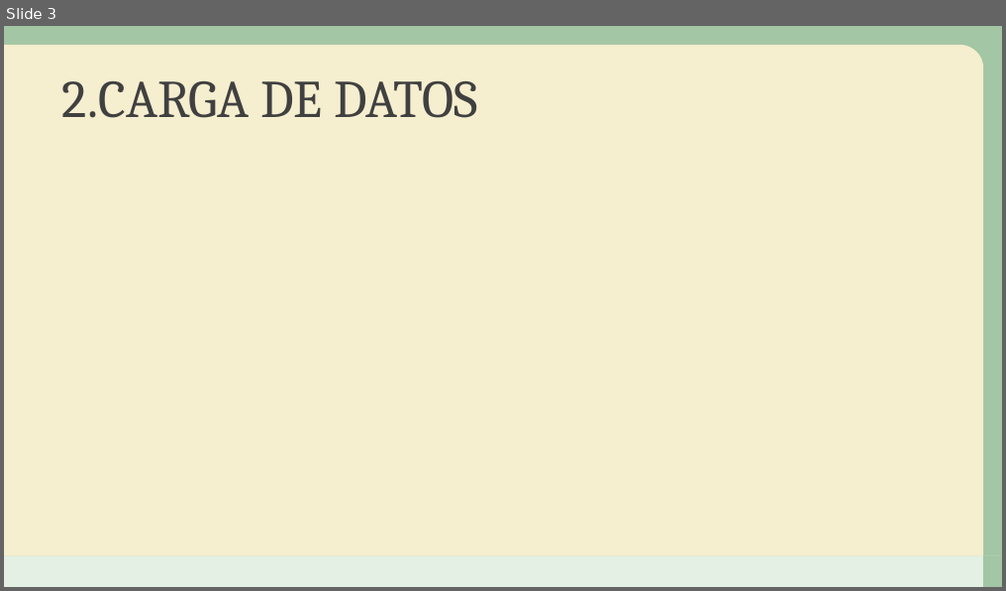
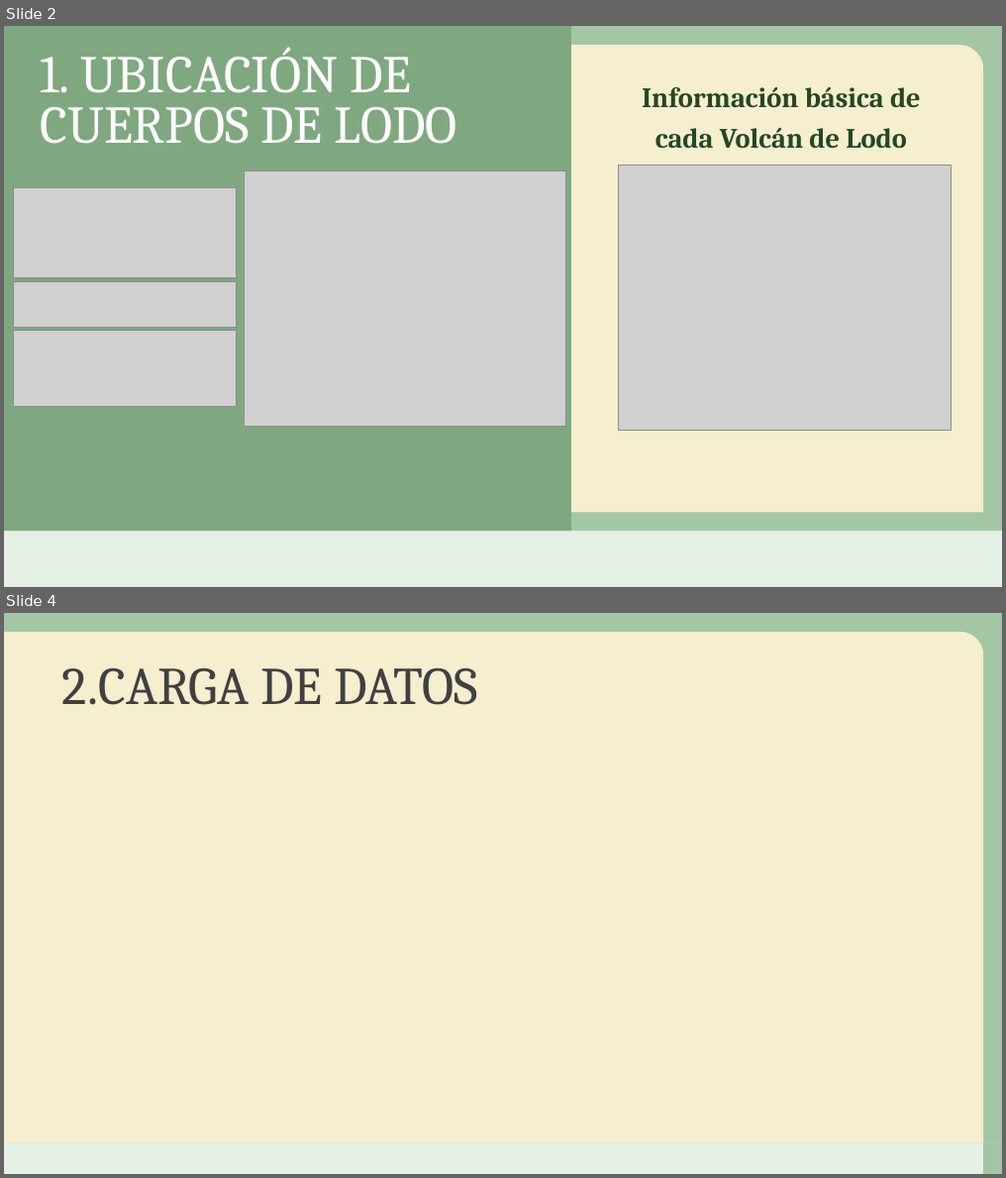
Before and after one commit to Anggarciaar/Proyecto_AnalisisGeoespacial, a slide deck: Avance_proyecto.pptx. Shown one above the other, each under a label of ours: slide 3 before the commit, slides 2 and 4 after it; the slides between them are not shown. The pictures are 1006x591 and 1006x1178 pixels, drawn with LibreOffice and Linux fonts; fonts in the diff are those of the drawing; grey boxes stand for pictures; background and template pictures are left out. Boxes give left, top, right and bottom in pixels: in the first picture for what was removed or moved away, otherwise in the second. Text is boxed around its words. In the diff, an @@ line names an element or a change of style, - is before the commit and + after.

```diff
--- a/Avance_proyecto.pptx
+++ b/Avance_proyecto.pptx
@@ slide 2 added at <box>4,26,1002,587</box>, background picture (left out) @@
@@ rectangle added at <box>4,26,1002,531</box>, fill #488E4A at 50% opacity @@
@@ rectangle added at <box>4,26,571,531</box>, fill #366A38 at 32% opacity @@
@@ title added at <box>40,47,457,144</box>, 51 pt, text #FFFFFF @@
+1. UBICACIÓN DE CUERPOS DE LODO
@@ round rect added at <box>571,45,984,513</box>, fill #F5EECF @@
@@ subtitle added at <box>642,87,921,148</box>, 27 pt, text #244725, bold @@
+Información básica de cada Volcán de Lodo
@@ picture added at <box>244,172,565,427</box> @@
@@ picture added at <box>618,166,951,430</box> @@
@@ picture added at <box>14,188,236,278</box> @@
@@ picture added at <box>14,282,236,328</box> @@
@@ picture added at <box>14,331,236,407</box> @@
@@ rectangle added at <box>4,531,1002,587</box>, fill #D8EBD8 at 70% opacity @@
@@ what was slide 3 is now slide 4 @@
```
Also in this commit, not shown: 1 slide changed.
